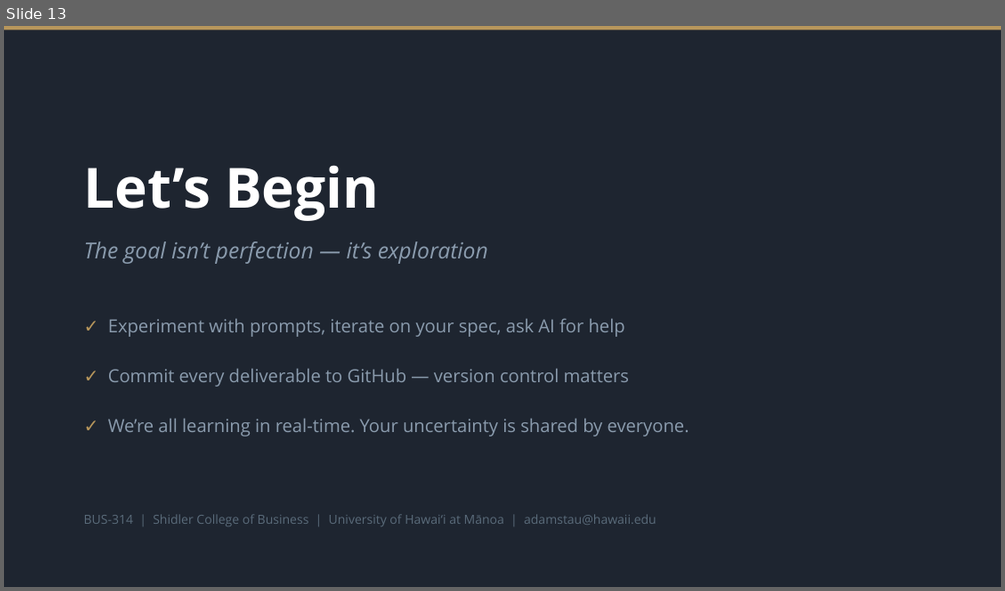
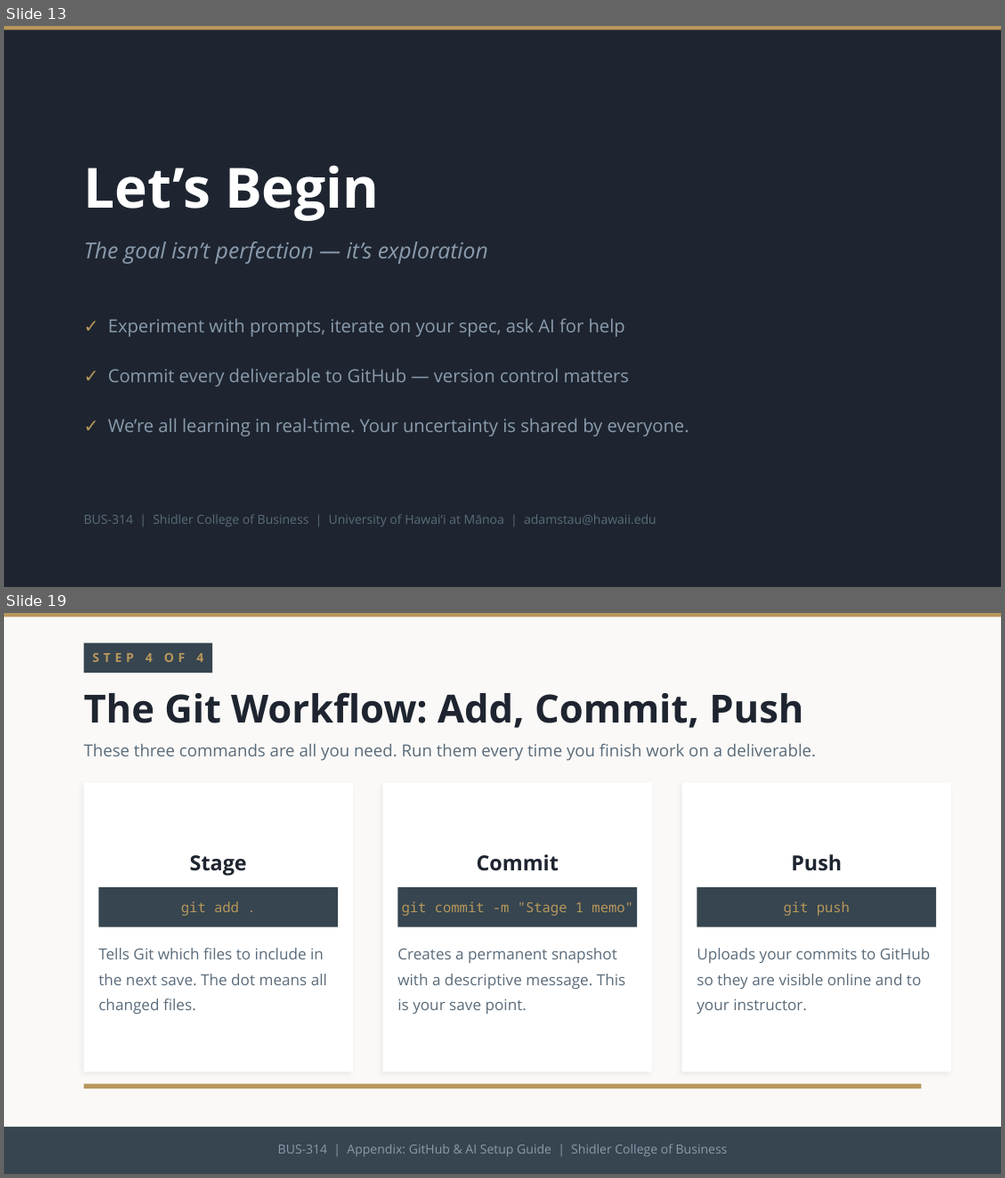
Before and after one commit to adamwstauffer/shidler, a slide deck: BUS-314-International-Corporate-Finance/accounting-ratios/BUS314_AI_Ratios_Project.pptx. Shown one above the other, each under a label of ours: slide 13 before the commit, slides 13 and 19 after it; the slides between them are not shown. The pictures are 1005x591 and 1005x1178 pixels, drawn with LibreOffice and Linux fonts; fonts in the diff are those of the drawing. Boxes give left, top, right and bottom in pixels: in the first picture for what was removed or moved away, otherwise in the second. Text is boxed around its words. In the diff, an @@ line names an element or a change of style, - is before the commit and + after.

```diff
--- a/BUS-314-International-Corporate-Finance/accounting-ratios/BUS314_AI_Ratios_Project.pptx
+++ b/BUS-314-International-Corporate-Finance/accounting-ratios/BUS314_AI_Ratios_Project.pptx
@@ slide 19 added at box(4, 613, 1001, 1174), background #FAF9F7 @@
@@ rectangle added at box(4, 613, 1001, 617), fill #B8975C @@
@@ rectangle added at box(84, 643, 212, 673), fill #36454F @@
@@ text added at box(92, 653, 203, 662), 9 pt, text #B8975C, bold @@
+STEP 4 OF 4
@@ text added at box(84, 692, 803, 728), 28 pt, text #1E2530, bold @@
+The Git Workflow: Add, Commit, Push
@@ text added at box(84, 744, 816, 761), 12 pt, text #5A6B7A @@
+These three commands are all you need. Run them every time you finish work on a deliverable.
@@ rectangle added at box(84, 782, 353, 1071), fill #FFFFFF @@
@@ rectangle added at box(383, 782, 652, 1071), fill #FFFFFF @@
@@ rectangle added at box(682, 782, 951, 1071), fill #FFFFFF @@
@@ text added at box(190, 855, 247, 876), 15 pt, text #1E2530, bold @@
+Stage
@@ text added at box(477, 854, 558, 871), 15 pt, text #1E2530, bold @@
+Commit
@@ text added at box(791, 854, 841, 871), 15 pt, text #1E2530, bold @@
+Push
@@ rectangle added at box(98, 887, 338, 927), fill #36454F, 10 pt, text #B8975C @@
+git add .
@@ rectangle added at box(397, 887, 637, 927), fill #36454F, 10 pt, text #B8975C @@
+git commit -m "Stage 1 memo"
@@ rectangle added at box(696, 887, 936, 927), fill #36454F, 10 pt, text #B8975C @@
+git push
@@ text added at box(98, 948, 327, 1013), 11 pt, text #5A6B7A @@
+Tells Git which files to include in the next save. The dot means all changed files.
@@ text added at box(397, 948, 626, 1013), 11 pt, text #5A6B7A @@
+Creates a permanent snapshot with a descriptive message. This is your save point.
@@ text added at box(696, 948, 930, 1013), 11 pt, text #5A6B7A @@
+Uploads your commits to GitHub so they are visible online and to your instructor.
@@ rectangle added at box(84, 1084, 921, 1088), fill #B8975C @@
@@ rectangle added at box(4, 1127, 1001, 1173), fill #36454F @@
@@ text added at box(278, 1143, 728, 1156), 9 pt, text #8A9BAD @@
+BUS-314 | Appendix: GitHub & AI Setup Guide | Shidler College of Business
```
Also in this commit, not shown: 2 slides changed, 14 other slides added, 1 other file.
